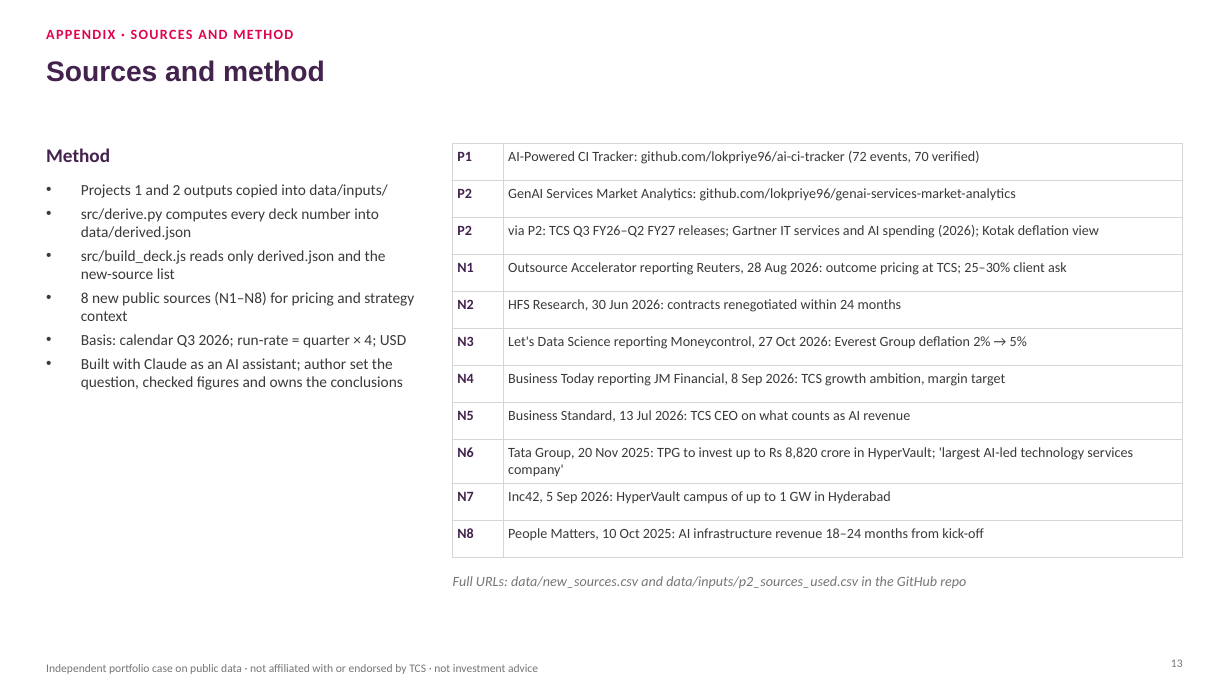
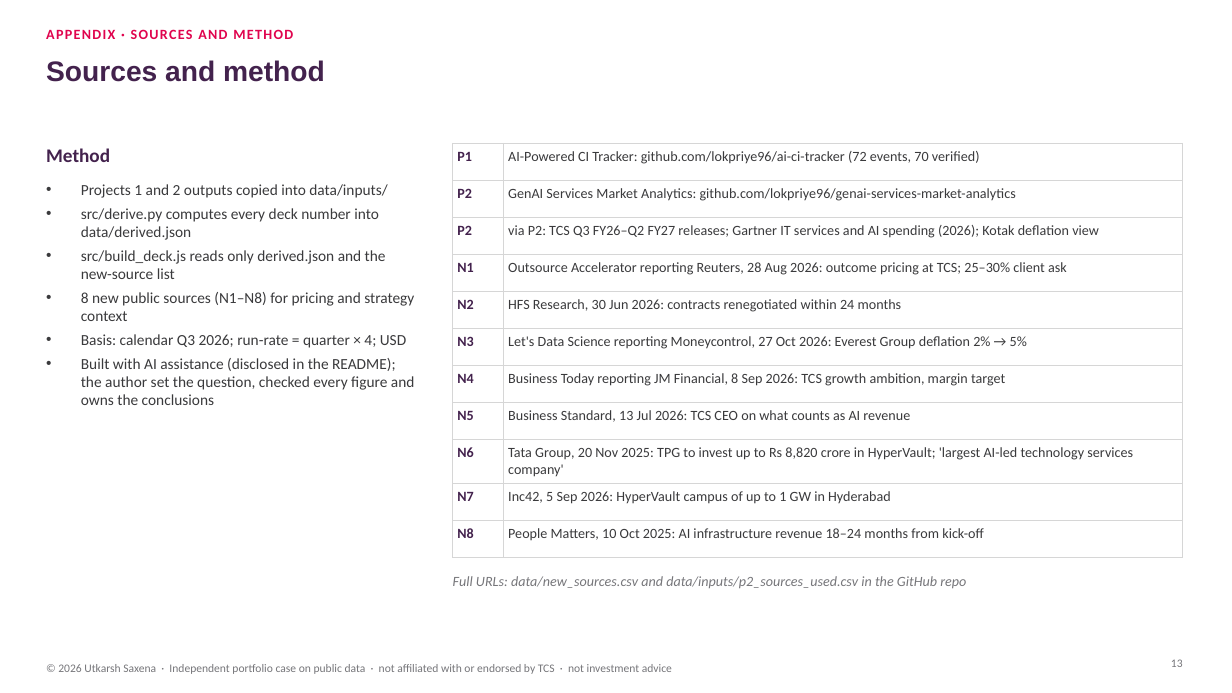
Before and after one commit to lokpriye96/ai-consulting-report-genai-services, a slide deck: slide 13 of outputs/TCS_AI_Deflation_Strategy.pptx. Drawn at 1232x693 pixels with LibreOffice and Linux fonts; fonts in the diff are those of the drawing. Boxes give left, top, right and bottom in pixels: in the first picture for what was removed or moved away, otherwise in the second. Text is boxed around its words. In the diff, an @@ line names an element or a change of style, - is before the commit and + after.

Commit message:
Author name on every slide; watermarked, edit-locked PDF

```diff
--- a/outputs/TCS_AI_Deflation_Strategy.pptx
+++ b/outputs/TCS_AI_Deflation_Strategy.pptx
@@ text at [81, 358, 415, 405]: text changed @@
-• Built with Claude as an AI assistant; author set the question, checked figures and owns the conclusions
+• Built with AI assistance (disclosed in the README); the author set the question, checked every figure and owns the conclusions
@@ text at [58, 664, 672, 674]: text changed @@
-Independent portfolio case on public data · not affiliated with or endorsed by TCS · not investment advice
+© 2026 Utkarsh Saxena · Independent portfolio case on public data · not affiliated with or endorsed by TCS · not investment advice
```
Also in this commit, not shown: 12 other slides changed, 18 other files.
